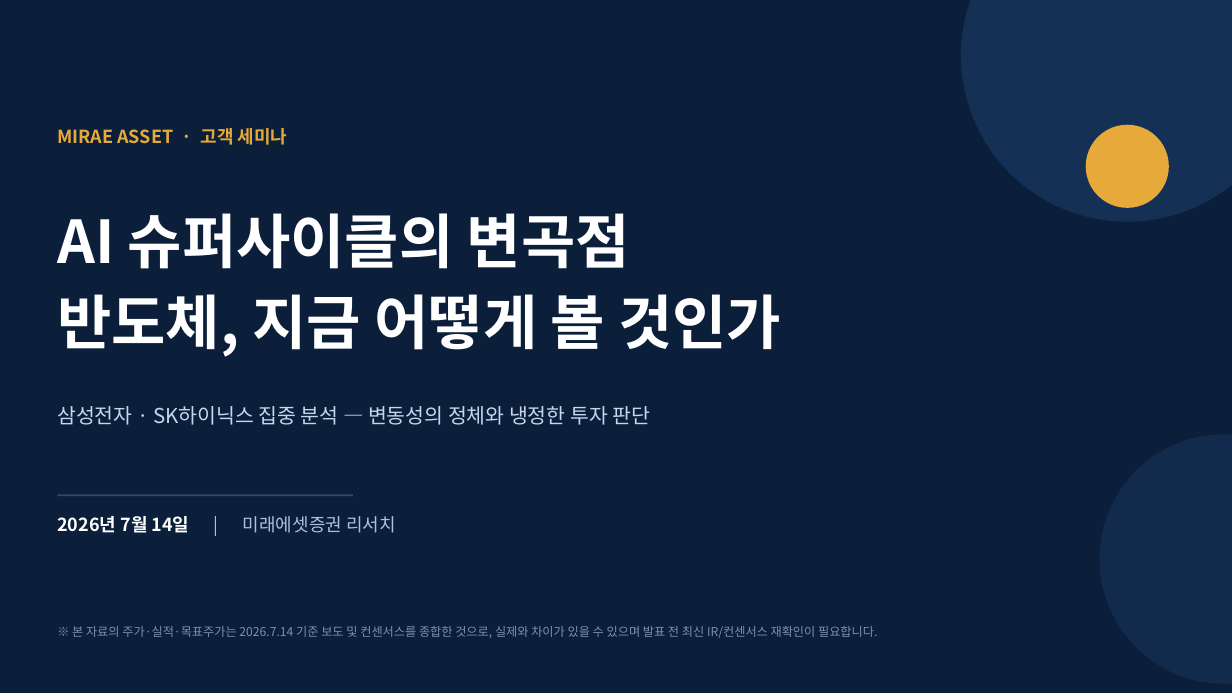
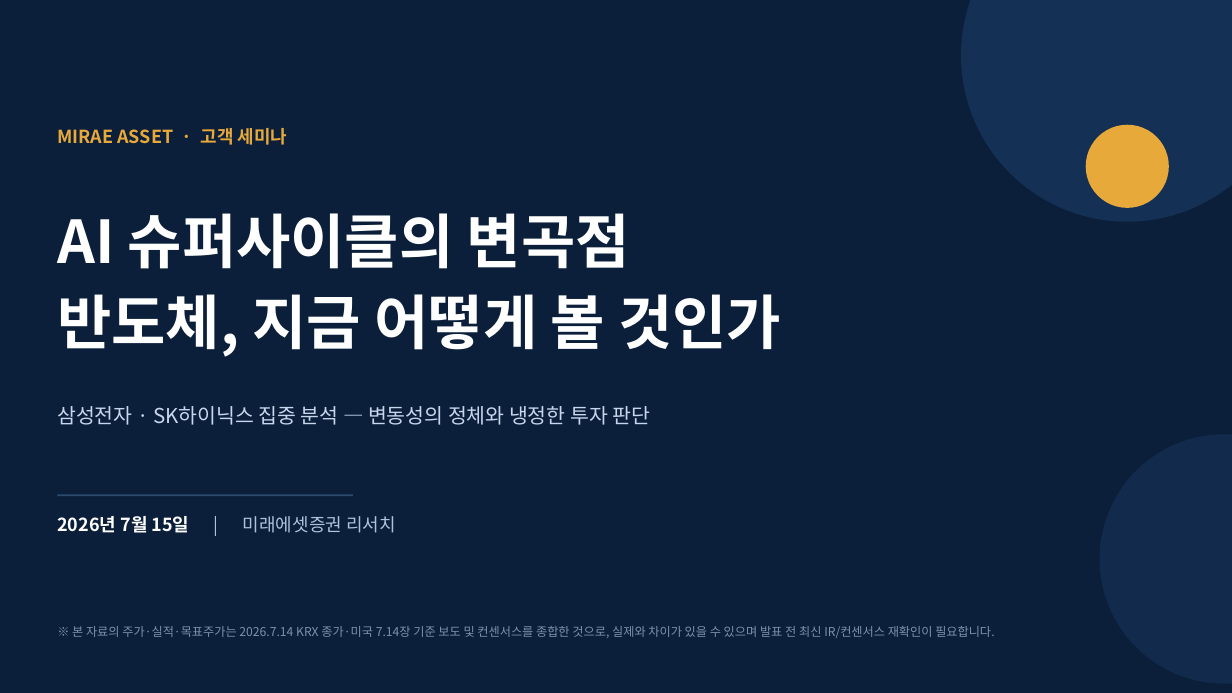
Before and after one commit to hanaroline/work_1, a slide deck: slide 1 of 반도체_고객세미나_2026.7.14.pptx. Drawn at 1232x693 pixels with LibreOffice and Linux fonts; fonts in the diff are those of the drawing. Boxes give left, top, right and bottom in pixels: in the first picture for what was removed or moved away, otherwise in the second. Text is boxed around its words. In the diff, an @@ line names an element or a change of style, - is before the commit and + after.

```diff
--- a/반도체_고객세미나_2026.7.14.pptx
+++ b/반도체_고객세미나_2026.7.14.pptx
@@ text at (x1=57, y1=516, x2=396, y2=533): text changed @@
-2026년 7월 14일 | 미래에셋증권 리서치
+2026년 7월 15일 | 미래에셋증권 리서치
@@ text at (x1=72, y1=626, x2=994, y2=638): text changed @@
-※ 본 자료의 주가·실적·목표주가는 2026.7.14 기준 보도 및 컨센서스를 종합한 것으로, 실제와 차이가 있을 수 있으며 발표 전 최신 IR/컨센서스 재확인이 필요합니다.
+※ 본 자료의 주가·실적·목표주가는 2026.7.14 KRX 종가·미국 7.14장 기준 보도 및 컨센서스를 종합한 것으로, 실제와 차이가 있을 수 있으며 발표 전 최신 IR/컨센서스 재확인이 필요합니다.
```
Also in this commit, not shown: 3 other slides changed.
